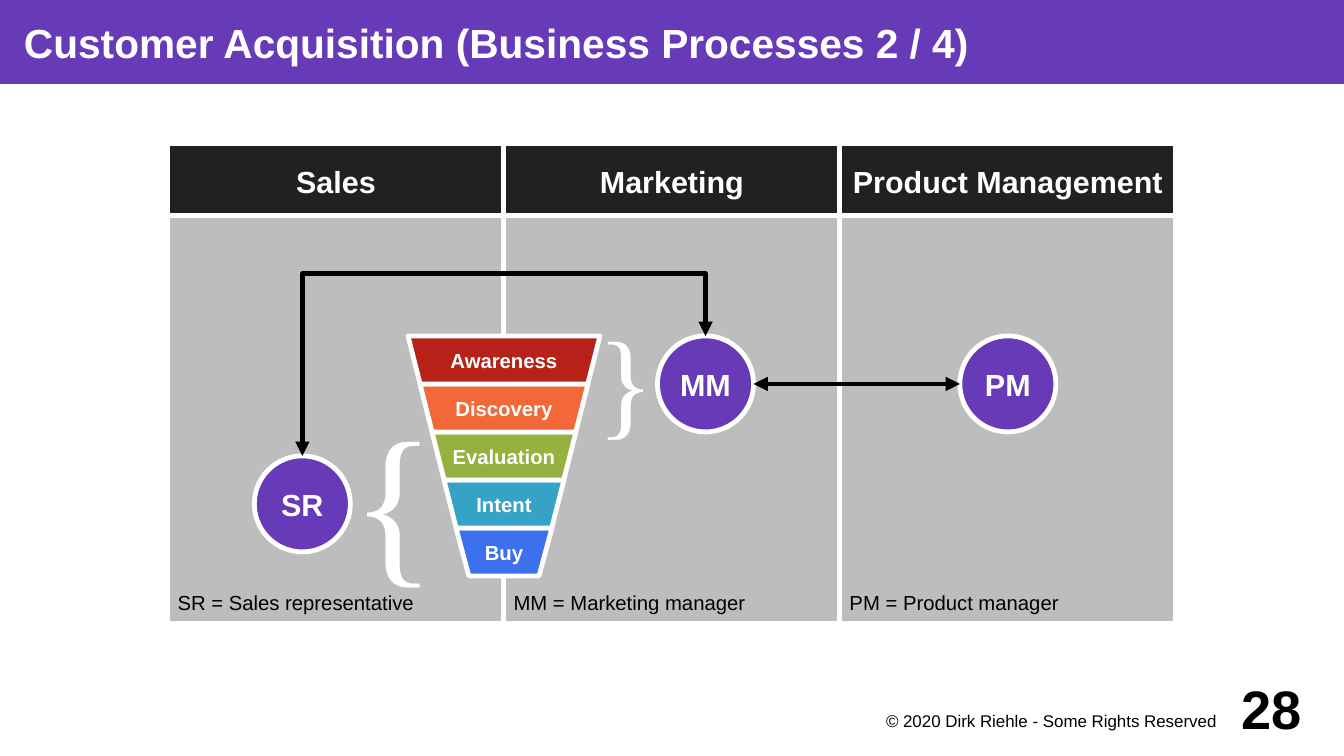
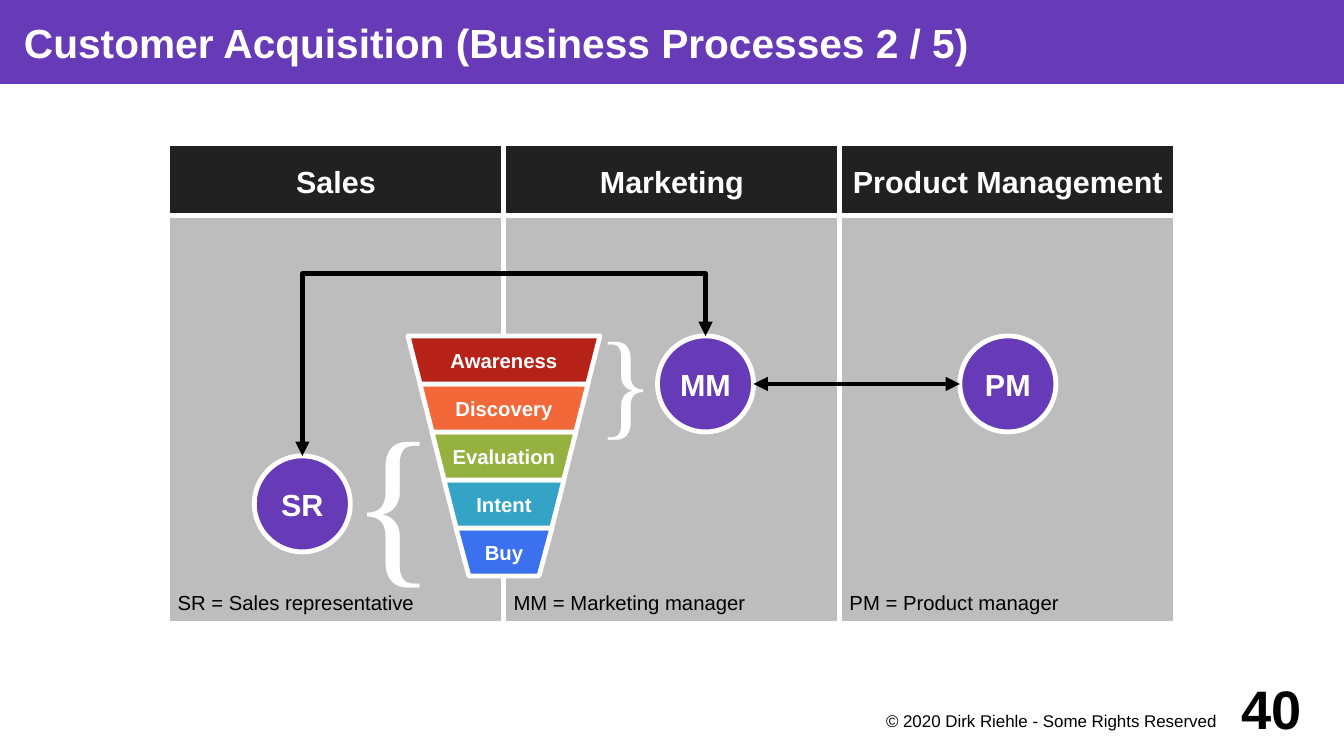
Before and after one commit to dirkriehle/coss-course, a slide deck: slide 40 of Lecture slides/COSS B03 - Software Vendors.odp (slide 28 before the commit). Drawn at 1344x756 pixels with LibreOffice and Linux fonts; fonts in the diff are those of the drawing. Boxes give left, top, right and bottom in pixels: in the first picture for what was removed or moved away, otherwise in the second. Text is boxed around its words. In the diff, an @@ line names an element or a change of style, - is before the commit and + after.

```diff
--- a/Lecture slides/COSS B03 - Software Vendors.odp
+++ b/Lecture slides/COSS B03 - Software Vendors.odp
@@ title at <box>24,28,968,65</box>: text changed @@
-Customer Acquisition (Business Processes 2 / 4)
+Customer Acquisition (Business Processes 2 / 5)
@@ page number at <box>1242,691,1302,730</box>: text changed @@
-28
+40
```
Also in this commit, not shown: 28 other slides changed, 11 slides added, 2 slides removed, 5 other files.
